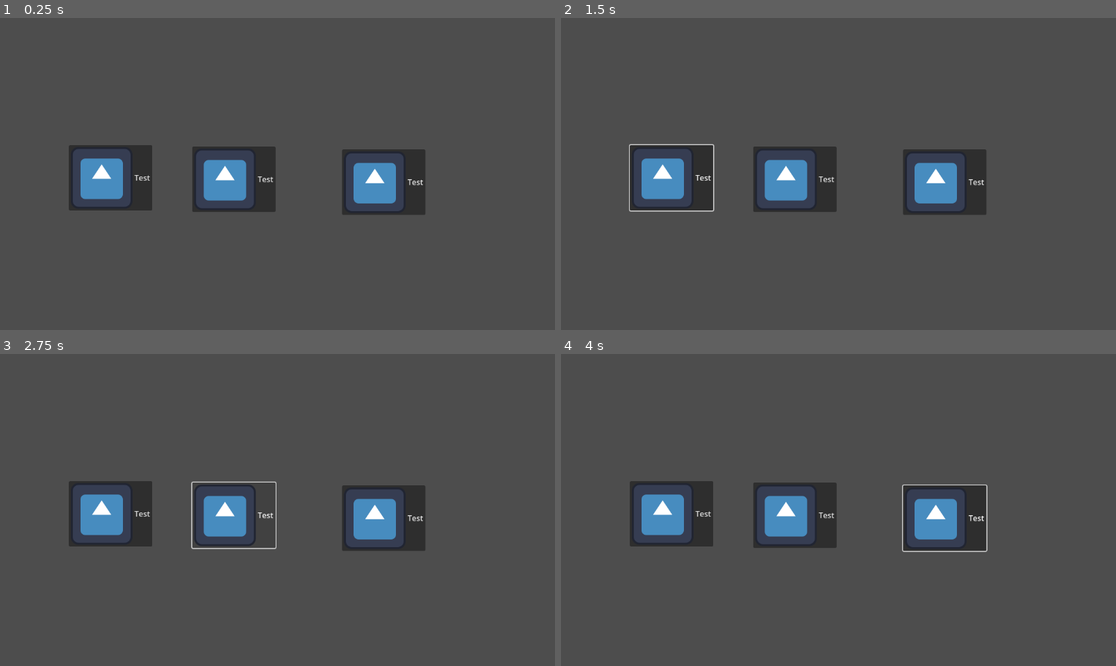
Above: before the commit, frames 1-4 (two rows, left to right).
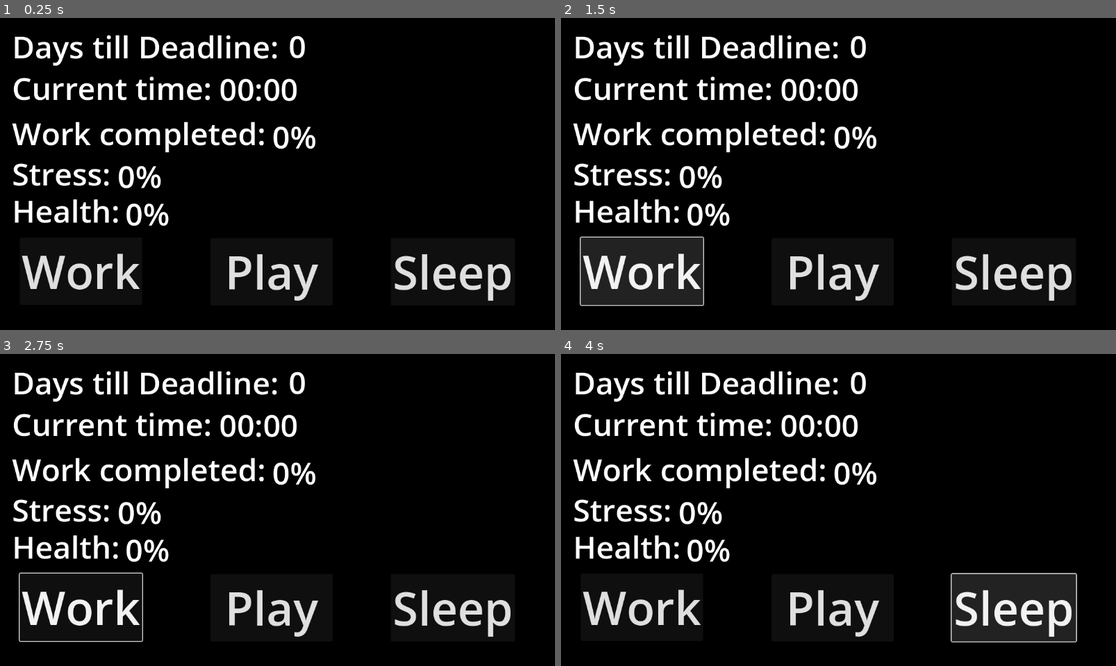
Above: after the commit, the same moments.

Repository: rschlegeTH/EPWS2526PritzkauSchlegel
Game: Godot game, scene res://main_scene.tscn
The game is run twice, just before and just after one commit, with the same random seed, the same clock (stepped at 60 frames per second) and the same inputs. Before the commit the project has no main scene; this scene is started directly in both runs. The engine's default icon, where the game draws it, is replaced by a stand-in: a white triangle on a blue panel in a dark square.
Inputs (mouse positions are in pixels of both pictures, inside the frame that each line leads up to):
- Up to frame 1 (0.25 s): no input
- Up to frame 2 (1.5 s): click (672, 177) at 0.5 s, where only the run before the commit has a clickable "Test"; click (644, 270) at 1.25 s, where only the run after the commit has a clickable "Work"
- Up to frame 3 (2.75 s): click (233, 516) at 2 s, where only the run before the commit has a clickable "Test"
- Up to frame 4 (4 s): click (943, 519) at 2.75 s, where only the run before the commit has a clickable "Test"; click (1016, 606) at 3.5 s, where only the run after the commit has a clickable "Sleep"

The runs differ from the first frame. In frame 1, 99% of the frame differs, in the area x 0-100%, y 0-100%; in frame 2, 99%; in frame 3, 99%; in frame 4, 99%.

Commit message:
UI layout

Diff:
--- a/Development/new-game-project/main_scene.tscn
+++ b/Development/new-game-project/main_scene.tscn
@@ -1,6 +1,4 @@
-[gd_scene load_steps=2 format=3 uid="uid://dmq5qw7b8ovi1"]
-
-[ext_resource type="PackedScene" uid="uid://ddyt5x518ckji" path="res://button.tscn" id="1_0f027"]
+[gd_scene format=3 uid="uid://dmq5qw7b8ovi1"]
 
 [node name="main_scene" type="Node2D"]
 
@@ -8,20 +6,113 @@
 
 [node name="Buttons" type="Node" parent="."]
 
-[node name="Button" parent="Buttons" instance=ExtResource("1_0f027")]
-offset_left = -433.0
-offset_top = -60.0
-offset_right = -260.0
-offset_bottom = 76.0
+[node name="Work" type="Button" parent="Buttons"]
+offset_left = -535.0
+offset_top = 132.0
+offset_right = -281.0
+offset_bottom = 272.0
+theme_override_font_sizes/font_size = 96
+text = "Work"
 
-[node name="Button2" parent="Buttons" instance=ExtResource("1_0f027")]
-offset_left = -177.0
-offset_top = -57.0
-offset_right = -4.0
-offset_bottom = 79.0
+[node name="Play" type="Button" parent="Buttons"]
+offset_left = -139.0
+offset_top = 133.0
+offset_right = 115.0
+offset_bottom = 273.0
+theme_override_font_sizes/font_size = 96
+text = "Play"
 
-[node name="Button3" parent="Buttons" instance=ExtResource("1_0f027")]
-offset_left = 134.0
-offset_top = -51.0
-offset_right = 307.0
-offset_bottom = 85.0
+[node name="Sleep" type="Button" parent="Buttons"]
+offset_left = 235.0
+offset_top = 133.0
+offset_right = 489.0
+offset_bottom = 273.0
+theme_override_font_sizes/font_size = 96
+text = "Sleep"
+
+[node name="Lables" type="Node" parent="."]
+
+[node name="Days till Deadline" type="Label" parent="Lables"]
+offset_left = -551.0
+offset_top = -309.0
+offset_right = 2.0
+offset_bottom = -212.0
+theme_override_font_sizes/font_size = 64
+text = "Days till Deadline:"
+
+[node name="Days" type="Label" parent="Lables/Days till Deadline"]
+layout_mode = 0
+offset_left = 574.0
+offset_top = -1.0
+offset_right = 614.0
+offset_bottom = 87.0
+theme_override_font_sizes/font_size = 64
+text = "0"
+
+[node name="current time" type="Label" parent="Lables"]
+offset_left = -551.0
+offset_top = -223.0
+offset_right = 2.0
+offset_bottom = -126.0
+theme_override_font_sizes/font_size = 64
+text = "Current time:"
+
+[node name="Time" type="Label" parent="Lables/current time"]
+layout_mode = 0
+offset_left = 430.0
+offset_top = 2.0
+offset_right = 594.0
+offset_bottom = 90.0
+theme_override_font_sizes/font_size = 64
+text = "00:00"
+
+[node name="Work completed" type="Label" parent="Lables"]
+offset_left = -551.0
+offset_top = -129.0
+offset_right = 2.0
+offset_bottom = -32.0
+theme_override_font_sizes/font_size = 64
+text = "Work completed:"
+
+[node name="Work" type="Label" parent="Lables/Work completed"]
+layout_mode = 0
+offset_left = 540.0
+offset_top = 7.0
+offset_right = 580.0
+offset_bottom = 95.0
+theme_override_font_sizes/font_size = 64
+text = "0%"
+
+[node name="Stress level" type="Label" parent="Lables"]
+offset_left = -551.0
+offset_top = -45.0
+offset_right = 2.0
+offset_bottom = 52.0
+theme_override_font_sizes/font_size = 64
+text = "Stress:"
+
+[node name="Stress" type="Label" parent="Lables/Stress level"]
+layout_mode = 0
+offset_left = 219.0
+offset_top = 5.0
+offset_right = 259.0
+offset_bottom = 93.0
+theme_override_font_sizes/font_size = 64
+text = "0%"
+
+[node name="Health level" type="Label" parent="Lables"]
+offset_left = -551.0
+offset_top = 32.0
+offset_right = 2.0
+offset_bottom = 129.0
+theme_override_font_sizes/font_size = 64
+text = "Health:"
+
+[node name="Health" type="Label" parent="Lables/Health level"]
+layout_mode = 0
+offset_left = 235.0
+offset_top = 6.0
+offset_right = 275.0
+offset_bottom = 94.0
+theme_override_font_sizes/font_size = 64
+text = "0%"
--- a/Development/new-game-project/project.godot
+++ b/Development/new-game-project/project.godot
@@ -11,9 +11,11 @@
 [application]
 
 config/name="EP-Game"
+run/main_scene="uid://dmq5qw7b8ovi1"
 config/features=PackedStringArray("4.5", "Mobile")
 config/icon="res://icon.svg"
 
 [rendering]
 
 renderer/rendering_method="mobile"
+environment/defaults/default_clear_color=Color(0, 0, 0, 1)
